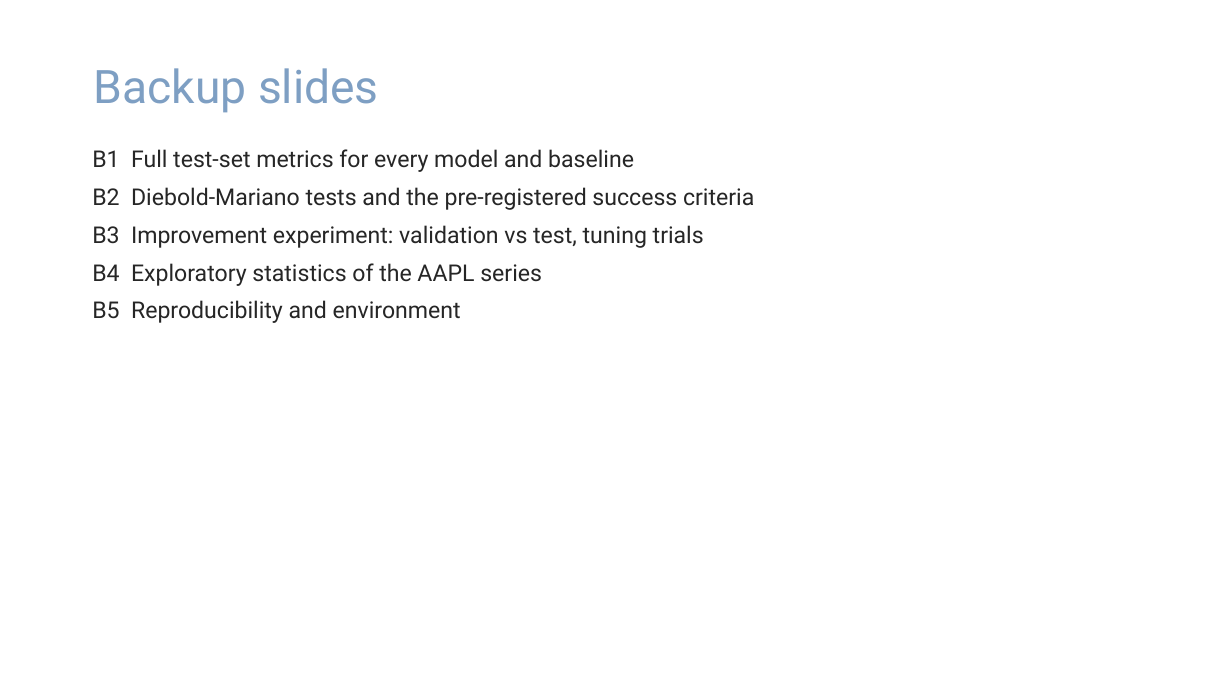
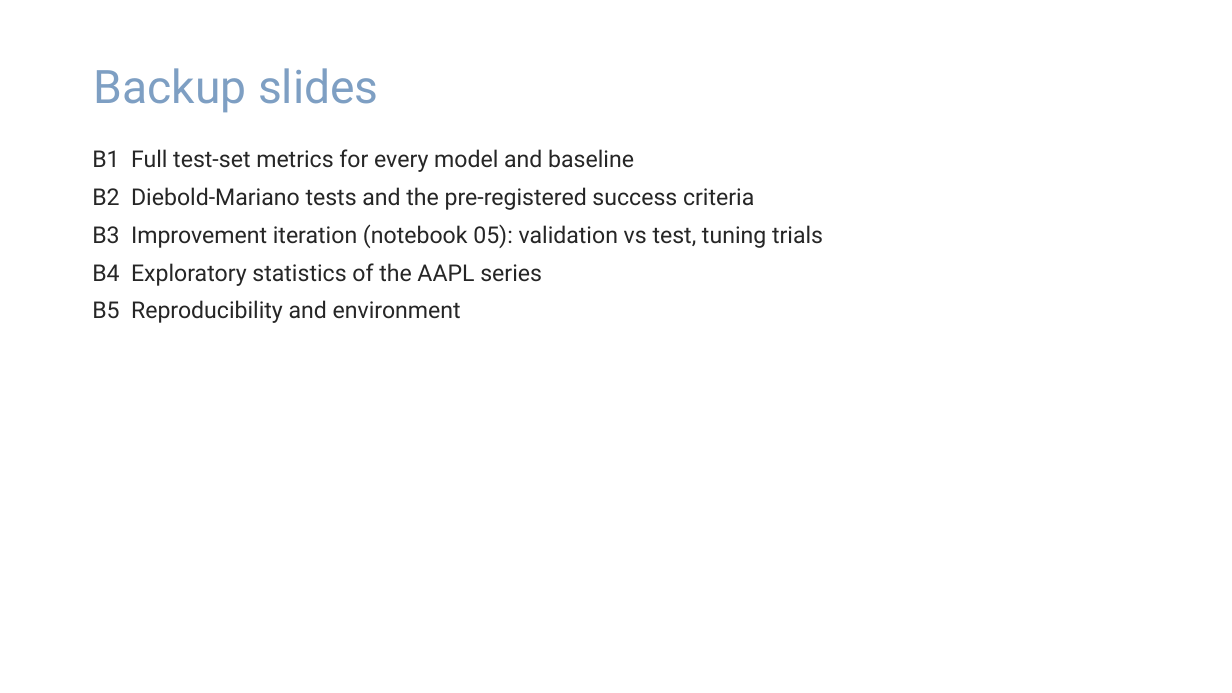
Before and after one commit to wences-psu/Stock_Price_DL, a slide deck: slide 18 of docs/Team7_AAPL_Deep_Learning_Presentation.pptx. Drawn at 1232x693 pixels with LibreOffice and Linux fonts; fonts in the diff are those of the drawing; background and template pictures are left out. Boxes give left, top, right and bottom in pixels: in the first picture for what was removed or moved away, otherwise in the second. Text is boxed around its words. In the diff, an @@ line names an element or a change of style, - is before the commit and + after.

Commit message:
Deploy the log-return GRU; make improvements a CRISP-DM iteration before deployment

```diff
--- a/docs/Team7_AAPL_Deep_Learning_Presentation.pptx
+++ b/docs/Team7_AAPL_Deep_Learning_Presentation.pptx
@@ text at (92, 224, 823, 248): text changed @@
-B3 Improvement experiment: validation vs test, tuning trials
+B3 Improvement iteration (notebook 05): validation vs test, tuning trials
```
Also in this commit, not shown: 9 other slides changed, 17 other files.
